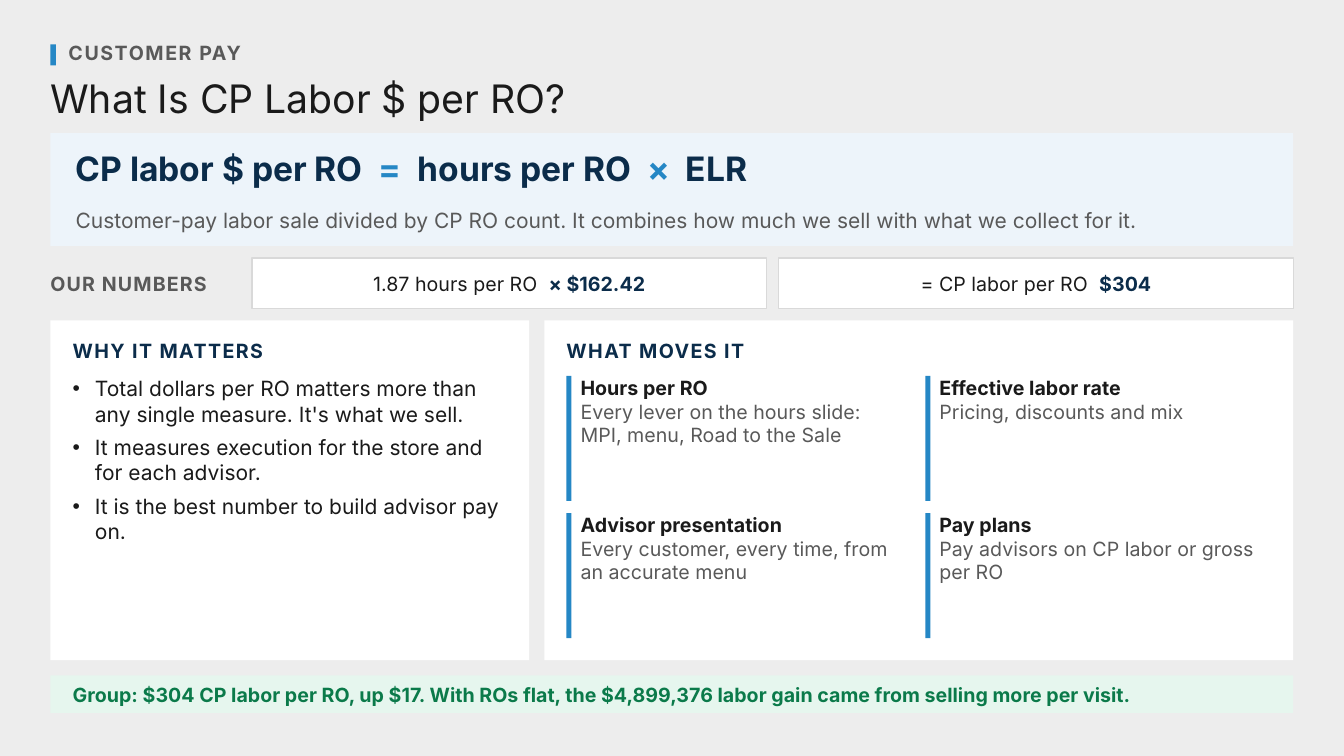
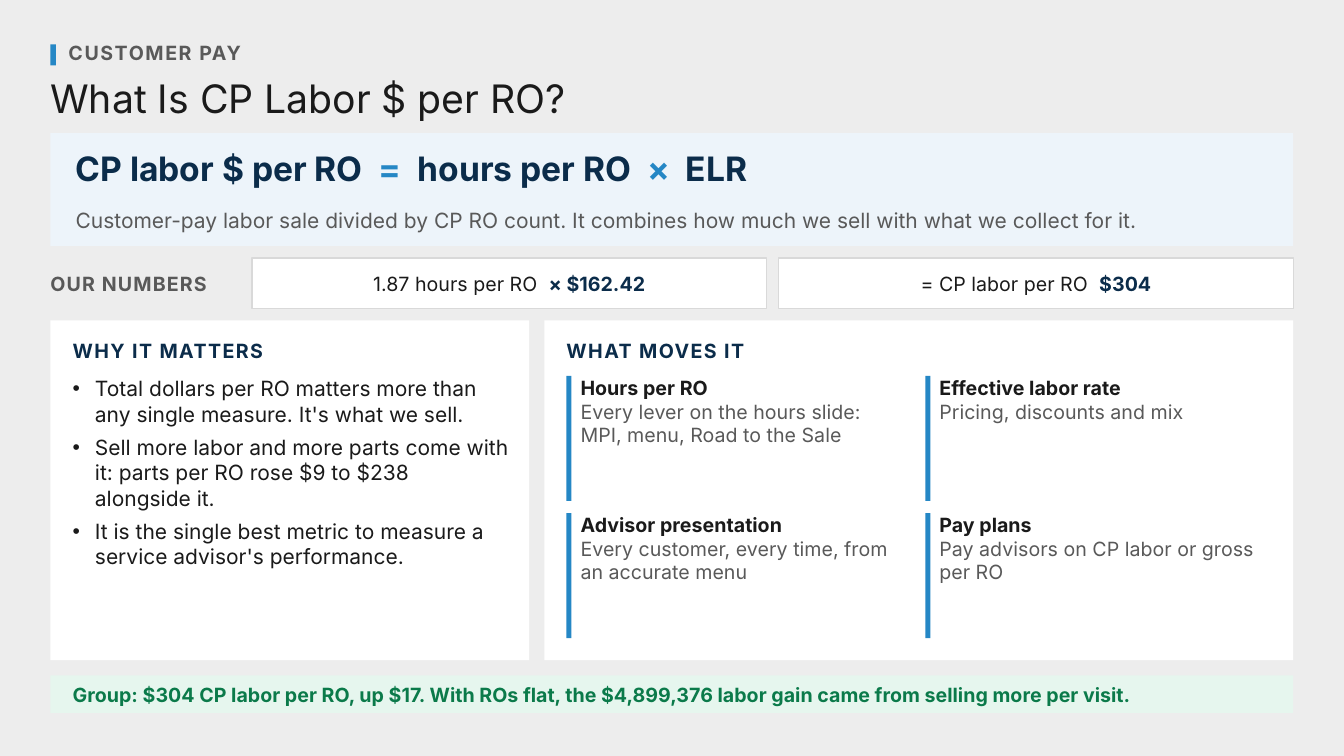
Before and after one commit to Ndresner/Noah, a slide deck: slide 62 of day2-deck/decks/Fixed Ops - Day 2 Example Test Deck.pptx (slide 65 before the commit). Drawn at 1344x756 pixels with LibreOffice and Linux fonts; fonts in the diff are those of the drawing. Boxes give left, top, right and bottom in pixels: in the first picture for what was removed or moved away, otherwise in the second. Text is boxed around its words. In the diff, an @@ line names an element or a change of style, - is before the commit and + after.

```diff
--- a/day2-deck/decks/Fixed Ops - Day 2 Example Test Deck.pptx
+++ b/day2-deck/decks/Fixed Ops - Day 2 Example Test Deck.pptx
@@ text at box(95, 439, 509, 569): text changed @@
-• It measures execution for the store and for each advisor.
-• It is the best number to build advisor pay on.
+• Sell more labor and more parts come with it: parts per RO rose $9 to $238 alongside it.
+• It is the single best metric to measure a service advisor's performance.
```
Also in this commit, not shown: 6 other slides changed, 9 slides added, 15 slides removed, 9 other files.
